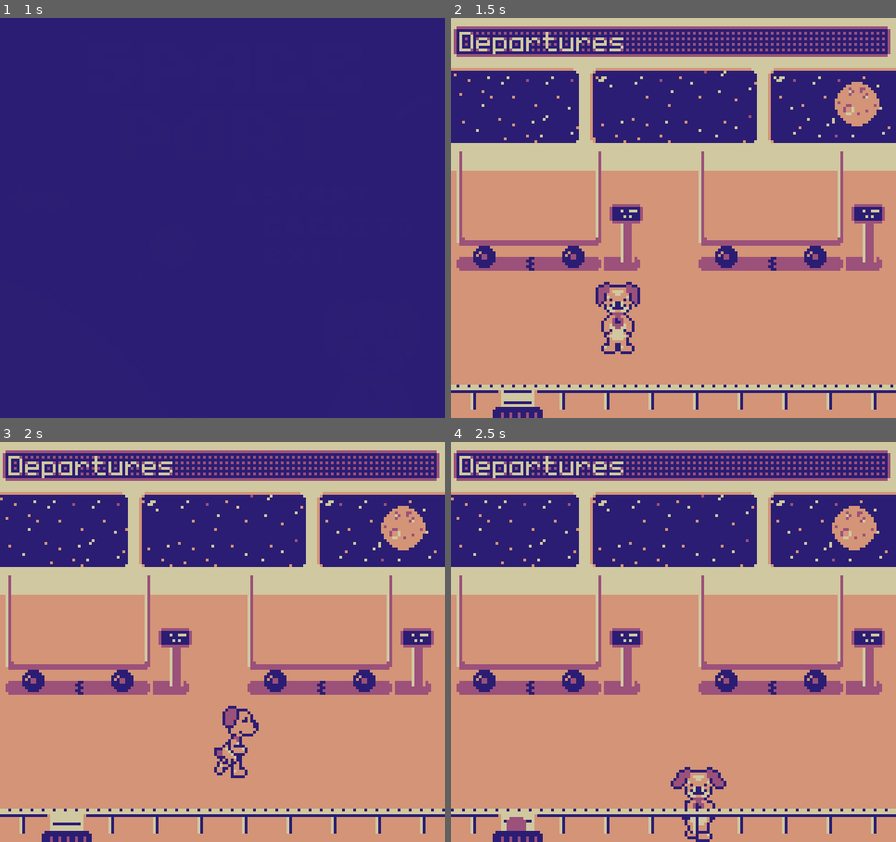
Above: before the commit, frames 1-4 (two rows, left to right).
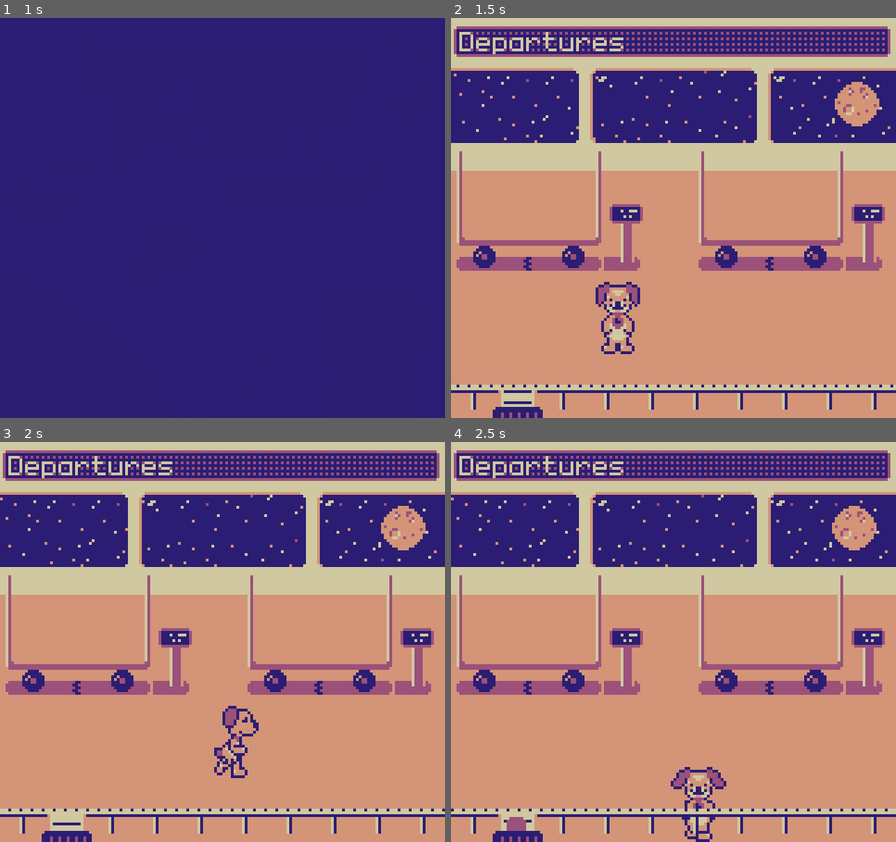
Above: after the commit, the same moments.

Repository: tripodsan/spaceport
Game: Godot game, scene res://main.tscn
Two runs of this game, one before a commit and one after it. Both use one fixed random seed, a clock stepped at 60 frames per second and the inputs below.
Inputs:
- Up to frame 1 (1 s): click "START" at 0.5 s
- Up to frame 2 (1.5 s): hold Right (walk_right) from 1.28 s (still down); hold X (pick_item) from 1.28 s (still down)
- Up to frame 3 (2 s): keep holding Right (walk_right); keep holding X (pick_item)
- Up to frame 4 (2.5 s): release Right (walk_right) at 2.03 s; release X (pick_item) at 2.03 s; hold Down (walk_down) from 2.03 s (still down); tap X (pick_item) at 2.1 s

Frame 1 is identical in both runs. In frame 2, less than 0.1% of the frame differs, in the area x 16-74%, y 59-64%; in frame 3, less than 0.1%; in frame 4, less than 0.1%.

Commit message:
add dispatch animation

Diff:
--- a/main.tscn
+++ b/main.tscn
@@ -17,7 +17,7 @@
 [ext_resource path="res://scripts/game.gd" type="Script" id=15]
 [ext_resource path="res://assets/credits.png" type="Texture" id=16]
 [ext_resource path="res://scripts/background.gd" type="Script" id=17]
-[ext_resource path="res://sprites/cart.tscn" type="PackedScene" id=18]
+[ext_resource path="res://sprites/cart_controller.tscn" type="PackedScene" id=18]
 [ext_resource path="res://scripts/cartmenu.gd" type="Script" id=19]
 [ext_resource path="res://scripts/dispatch.gd" type="Script" id=20]
 [ext_resource path="res://assets/belt-feeder.png" type="Texture" id=21]
@@ -1647,7 +1647,6 @@
 position = Vector2( 33, 103 )
 
 [node name="dispatch" type="TileMap" parent="world"]
-visible = false
 tile_set = SubResource( 7 )
 cell_size = Vector2( 16, 16 )
 format = 1
@@ -1659,11 +1658,14 @@
 margin_top = 54.0
 margin_right = 88.0
 margin_bottom = 97.0
+size_flags_vertical = 8
 custom_constants/separation = 3
 
 [node name="Label" type="Label" parent="world/dispatch/VBoxContainer"]
 margin_right = 64.0
 margin_bottom = 7.0
+grow_vertical = 0
+size_flags_vertical = 8
 theme = ExtResource( 10 )
 text = "DISPATCH"
 
@@ -1671,25 +1673,24 @@
 margin_top = 10.0
 margin_right = 64.0
 margin_bottom = 10.0
-size_flags_vertical = 3
 color = Color( 1, 1, 1, 0 )
 
-[node name="Label2" type="Button" parent="world/dispatch/VBoxContainer"]
+[node name="btn0" type="Button" parent="world/dispatch/VBoxContainer"]
 margin_top = 13.0
 margin_right = 64.0
 margin_bottom = 20.0
 theme = ExtResource( 10 )
-text = " DOCK E"
+text = " DOCK A"
 align = 0
 script = ExtResource( 11 )
 
-[node name="Sprite" type="Sprite" parent="world/dispatch/VBoxContainer/Label2"]
+[node name="Sprite" type="Sprite" parent="world/dispatch/VBoxContainer/btn0"]
 position = Vector2( 3, 4 )
 texture = ExtResource( 5 )
 region_enabled = true
 region_rect = Rect2( 64, 64, 16, 16 )
 
-[node name="Label3" type="Button" parent="world/dispatch/VBoxContainer"]
+[node name="btn1" type="Button" parent="world/dispatch/VBoxContainer"]
 margin_top = 23.0
 margin_right = 64.0
 margin_bottom = 30.0
@@ -1698,23 +1699,52 @@
 align = 0
 script = ExtResource( 11 )
 
-[node name="Sprite" type="Sprite" parent="world/dispatch/VBoxContainer/Label3"]
+[node name="Sprite" type="Sprite" parent="world/dispatch/VBoxContainer/btn1"]
 position = Vector2( 3, 4 )
 texture = ExtResource( 5 )
 region_enabled = true
 region_rect = Rect2( 64, 64, 16, 16 )
 
-[node name="spacer2" type="ColorRect" parent="world/dispatch/VBoxContainer"]
+[node name="btn2" type="Button" parent="world/dispatch/VBoxContainer"]
 margin_top = 33.0
 margin_right = 64.0
-margin_bottom = 33.0
-size_flags_vertical = 3
+margin_bottom = 40.0
+theme = ExtResource( 10 )
+text = " DOCK C"
+align = 0
+script = ExtResource( 11 )
+
+[node name="Sprite" type="Sprite" parent="world/dispatch/VBoxContainer/btn2"]
+position = Vector2( 3, 4 )
+texture = ExtResource( 5 )
+region_enabled = true
+region_rect = Rect2( 64, 64, 16, 16 )
+
+[node name="btn3" type="Button" parent="world/dispatch/VBoxContainer"]
+margin_top = 43.0
+margin_right = 64.0
+margin_bottom = 50.0
+theme = ExtResource( 10 )
+text = " DOCK E"
+align = 0
+script = ExtResource( 11 )
+
+[node name="Sprite" type="Sprite" parent="world/dispatch/VBoxContainer/btn3"]
+position = Vector2( 3, 4 )
+texture = ExtResource( 5 )
+region_enabled = true
+region_rect = Rect2( 64, 64, 16, 16 )
+
+[node name="spacer2" type="ColorRect" parent="world/dispatch/VBoxContainer"]
+margin_top = 53.0
+margin_right = 64.0
+margin_bottom = 53.0
 color = Color( 1, 1, 1, 0 )
 
 [node name="back" type="Button" parent="world/dispatch/VBoxContainer"]
-margin_top = 36.0
+margin_top = 56.0
 margin_right = 64.0
-margin_bottom = 43.0
+margin_bottom = 63.0
 theme = ExtResource( 10 )
 text = " BACK"
 align = 0
@@ -1877,8 +1907,6 @@
 [connection signal="area_entered" from="world/YSort/player/hands" to="world/YSort/player" method="_on_hands_area_entered"]
 [connection signal="area_exited" from="world/YSort/player/hands" to="world/YSort/player" method="_on_hands_area_exited"]
 [connection signal="frame_changed" from="world/belt/surface" to="world/belt" method="_on_surface_frame_changed"]
-[connection signal="pressed" from="world/dispatch/VBoxContainer/Label2" to="world/dispatch" method="_on_Label2_pressed"]
-[connection signal="pressed" from="world/dispatch/VBoxContainer/Label3" to="world/dispatch" method="_on_Label3_pressed"]
 [connection signal="pressed" from="world/dispatch/VBoxContainer/back" to="world/dispatch" method="_on_back_pressed"]
 [connection signal="pressed" from="title/MarginContainer/VBoxContainer/start" to="." method="_on_start_pressed"]
 [connection signal="pressed" from="title/MarginContainer/VBoxContainer/credits" to="." method="_on_credits_pressed"]
--- a/project.godot
+++ b/project.godot
@@ -13,6 +13,11 @@
 "class": "Cart",
 "language": "GDScript",
 "path": "res://scripts/cart.gd"
+}, {
+"base": "StaticBody2D",
+"class": "CartController",
+"language": "GDScript",
+"path": "res://scripts/cart_controller.gd"
 }, {
 "base": "Node2D",
 "class": "Flight",
@@ -41,6 +46,7 @@
 } ]
 _global_script_class_icons={
 "Cart": "",
+"CartController": "",
 "Flight": "",
 "Luggage": "",
 "LuggageOld": "",
--- a/scripts/cart.gd
+++ b/scripts/cart.gd
@@ -6,33 +6,27 @@
 
 var full:bool = false
 
-func _ready() -> void:
-#  set_full(true)
-  pass # Replace with function body.
+onready var items_node:Node2D = get_node('%items')
+
+signal cart_full_changed(is_full)
 
 func remove_items()->Array: #->Array[Luggage]:
   var items = []
-  for item in $items.get_children():
+  for item in items_node.get_children():
     items.push_back(item)
-    $items.remove_child(item)
+    items_node.remove_child(item)
   return items
-
-func clear():
-  for item in $items.get_children():
-    item.queue_free()
-  set_full(false)
 
 func set_full(v):
   full = v
-  if v:
-    $control/control_lamp/blink.play('blink')
-  else:
-    $control/control_lamp/blink.seek(0, true)
-    $control/control_lamp/blink.stop(true)
+  emit_signal('cart_full_changed', full)
+
+func is_full()->bool:
+  return full
 
 func add_item(item:Luggage):
   item.preview = false
   item.set_pickable(false)
-  $items.add_child(item)
+  items_node.add_child(item)
   item.position.x =   item.cart_position.x * GRID_SIZE.x + 1
   item.position.y = - item.cart_position.y * GRID_SIZE.y + 1
--- /dev/null
+++ b/scripts/cart_controller.gd
@@ -0,0 +1,75 @@
+extends StaticBody2D
+
+class_name CartController
+
+var cart_scene = preload('res://sprites/cart.tscn')
+
+const GRID_SIZE = Vector2(8, 8)
+
+var full:bool = false
+
+onready var _cart:Cart = $cart_holder/cart
+
+onready var _blink:AnimationPlayer = get_node('%blink')
+
+onready var cart_animation:AnimationPlayer = $cart_animation
+
+onready var hatch:AnimatedSprite = get_node('%hatch')
+
+func _ready():
+  add_cart(_cart)
+
+func add_cart(cart:Cart):
+  _cart = cart
+  set_full(_cart.is_full())
+  assert(!_cart.connect('cart_full_changed', self, '_on_cart_full_changed'))
+  if cart.get_parent() != $cart_holder:
+    $cart_holder.add_child(cart)
+
+func _on_cart_full_changed(v):
+  set_full(v)
+
+func set_full(v):
+  if v:
+    _blink.play('blink')
+  else:
+    _blink.stop(true)
+    _blink.seek(0)
+
+func get_cart()->Cart:
+  return _cart;
+
+func remove_cart()->Cart:
+  var cart = _cart
+  if cart:
+    $cart_holder.remove_child(cart)
+    _cart = null
+    cart.disconnect('cart_full_changed', self, '_on_cart_full_changed')
+    set_full(false)
+  return cart
+
+func new_cart()->Cart:
+  var old_cart = remove_cart()
+  add_cart(cart_scene.instance())
+  return old_cart
+
+func can_open()->bool:
+  return hatch.frame == 0
+
+func move_to_hatch(close):
+  hatch.play('default')
+  yield(hatch, 'animation_finished')
+  cart_animation.play('move_down')
+  yield(cart_animation, 'animation_finished')
+  if close:
+    hatch.play('default', true)
+    yield(hatch, 'animation_finished')
+
+func move_from_hatch():
+  if hatch.frame == 0:
+    hatch.play('default')
+    yield(hatch, 'animation_finished')
+  cart_animation.play_backwards('move_down')
+  yield(cart_animation, 'animation_finished')
+  hatch.play('default', true)
+  yield(hatch, 'animation_finished')
--- a/scripts/dispatch.gd
+++ b/scripts/dispatch.gd
@@ -2,22 +2,50 @@
 
 signal on_control_panel_close()
 
-signal on_cart_dispatch(cart)
+signal on_cart_dispatch(cart, flight)
 
-var _cart
+var _cart_controller:CartController
+
+var buttons:Array = []
+
+var _flights = [];
+
+var can_open:bool = true
 
 func _ready() -> void:
   visible = false
   set_process_input(false)
+  buttons = [
+    $VBoxContainer/btn0,
+    $VBoxContainer/btn1,
+    $VBoxContainer/btn2,
+    $VBoxContainer/btn3
+  ]
 
-func open(cart):
-  _cart = cart
+func open(cart_controller:CartController, flights:Array):
+  _cart_controller = cart_controller
+  _flights = flights
+  var idx = 0
+  for btn in buttons:
+    if idx < flights.size():
+      var flight:Flight = flights[idx]
+      btn.text = ' DOCK %s' % flight.dock
+      btn.visible = true
+      btn.connect('pressed', self, '_on_button_pressed', [flight])
+    else:
+      btn.visible = false
+    idx += 1
   yield(get_tree(), "idle_frame")
   set_process_input(true)
   visible = true
   $VBoxContainer/back.grab_focus()
 
 func close():
+  _cart_controller = null
+  _flights = []
+  for btn in buttons:
+    if btn.is_connected('pressed', self, '_on_button_pressed'):
+      btn.disconnect('pressed', self, '_on_button_pressed')
   set_process_input(false)
   visible = false
   emit_signal('on_control_panel_close')
@@ -25,12 +53,13 @@
 func _on_back_pressed() -> void:
   close()
 
-func dispatch_cart():
-  emit_signal('on_cart_dispatch', _cart)
+func dispatch_cart(flight:Flight):
+  var ctrl:CartController = _cart_controller
   close()
+  yield(ctrl.move_to_hatch(false), 'completed')
+  var cart = ctrl.new_cart()
+  yield(ctrl.move_from_hatch(), 'completed')
+  emit_signal('on_cart_dispatch', cart, flight)
 
-func _on_Label2_pressed() -> void:
-  dispatch_cart()
-
-func _on_Label3_pressed() -> void:
-  dispatch_cart()
+func _on_button_pressed(flight) -> void:
+  dispatch_cart(flight)
--- a/scripts/flight.gd
+++ b/scripts/flight.gd
@@ -31,6 +31,10 @@
 func get_luggage_count()->int:
   return luggage.get_child_count()
 
+func add_cart(cart:Cart):
+  cart.visible = false
+  carts.add_child(cart)
+
 func remove_random_luggage()->Luggage:
   if luggage.get_child_count() == 0:
     return null
--- a/scripts/player.gd
+++ b/scripts/player.gd
@@ -17,7 +17,7 @@
 
 var hover_cart:Cart
 
-var hover_control_panel:bool = false
+var hover_cart_controller:CartController
 
 var direction = 0
 
@@ -33,7 +33,7 @@
 
 signal on_open_cart(cart, item)
 
-signal on_open_control_panel(cart)
+signal on_open_control_panel(cart_controller)
 
 func take_item(item:Luggage):
   held_item = item
@@ -45,14 +45,12 @@
 func pick_up():
   if hover_item and not held_item:
     take_item(hover_item)
-
-  if hover_cart:
-    if hover_control_panel:
-      emit_signal('on_open_control_panel', hover_cart)
-    else:
-      emit_signal('on_open_cart', hover_cart, held_item)
-      emit_signal('on_item_drop', held_item)
-      held_item = null
+  elif hover_cart_controller:
+    emit_signal('on_open_control_panel', hover_cart_controller)
+  elif hover_cart:
+    emit_signal('on_open_cart', hover_cart, held_item)
+    emit_signal('on_item_drop', held_item)
+    held_item = null
 #  elif held_item:
 #    held_item.queue_free()
 #    emit_signal('on_item_drop', held_item)
@@ -122,9 +120,7 @@
     pick_up()
 
 func _on_hands_area_entered(area: Area2D) -> void:
-  hover_control_panel = area.name == 'ControlPanel'
   var p = area.get_parent()
-  var pp = p.get_parent()
   if p is Luggage:
     if hover_item:
       hover_item.set_hover(false)
@@ -133,21 +129,21 @@
     else:
       hover_item = p
       p.set_hover(true)
-  if pp is Cart:
-    hover_cart = pp
-
+  if p is Cart:
+    hover_cart = p
+  if p is CartController:
+    hover_cart_controller = p
 
 func _on_hands_area_exited(area: Area2D) -> void:
-  if area.name == 'ControlPanel':
-    hover_control_panel = false
   var p = area.get_parent()
-  var pp = p.get_parent()
 #  prints(' exit', p)
   if p == hover_item:
     hover_item.set_hover(false)
     hover_item = null
-  if pp == hover_cart:
+  if p == hover_cart:
     hover_cart = null
+  if p == hover_cart_controller:
+    hover_cart_controller = null
 
 func _on_AnimatedSprite_frame_changed() -> void:
   set_direction(direction)
--- a/scripts/world.gd
+++ b/scripts/world.gd
@@ -29,9 +29,10 @@
   player.pause(true)
   $cartmenu.open(cart, item)
 
-func _on_player_open_control_panel(cart):
-  player.pause(true)
-  $dispatch.open(cart)
+func _on_player_open_control_panel(cart_controller:CartController):
+  if cart_controller.can_open():
+    $dispatch.open(cart_controller, flights.get_children())
+    player.pause(true)
 
 func _on_cartmenu_close(item):
   player.pause(false)
@@ -56,8 +57,9 @@
   player.pause(true)
   Globals.stop()
 
-func _on_cart_dispatch(cart):
-  cart.clear()
+func _on_cart_dispatch(cart:Cart, flight:Flight):
+  flight.add_cart(cart)
+  # TODO: check if flight is complete
 
 func create_flight():
   var f:Flight = flight_scene.instance()
--- a/sprites/cart.tscn
+++ b/sprites/cart.tscn
@@ -1,95 +1,27 @@
-[gd_scene load_steps=8 format=2]
+[gd_scene load_steps=4 format=2]
 
 [ext_resource path="res://assets/tiles.png" type="Texture" id=1]
 [ext_resource path="res://scripts/cart.gd" type="Script" id=2]
 
 [sub_resource type="RectangleShape2D" id=1]
-extents = Vector2( 33, 2.5 )
-
-[sub_resource type="Animation" id=3]
-length = 0.001
-tracks/0/type = "value"
-tracks/0/path = NodePath(".:visible")
-tracks/0/interp = 1
-tracks/0/loop_wrap = true
-tracks/0/imported = false
-tracks/0/enabled = true
-tracks/0/keys = {
-"times": PoolRealArray( 0 ),
-"transitions": PoolRealArray( 1 ),
-"update": 0,
-"values": [ false ]
-}
-
-[sub_resource type="Animation" id=4]
-resource_name = "blink"
-loop = true
-tracks/0/type = "value"
-tracks/0/path = NodePath(".:visible")
-tracks/0/interp = 1
-tracks/0/loop_wrap = true
-tracks/0/imported = false
-tracks/0/enabled = true
-tracks/0/keys = {
-"times": PoolRealArray( 0, 0.6 ),
-"transitions": PoolRealArray( 1, 1 ),
-"update": 1,
-"values": [ false, true ]
-}
-
-[sub_resource type="RectangleShape2D" id=2]
 extents = Vector2( 22, 10 )
 
-[sub_resource type="RectangleShape2D" id=5]
-extents = Vector2( 8, 12 )
-
-[node name="cart0" type="Node2D"]
-script = ExtResource( 2 )
-
-[node name="control" type="StaticBody2D" parent="."]
-
-[node name="sprite" type="Sprite" parent="control"]
-position = Vector2( 28, -11 )
-texture = ExtResource( 1 )
-region_enabled = true
-region_rect = Rect2( 0, 112, 80, 32 )
-
-[node name="CollisionShape2D" type="CollisionShape2D" parent="control"]
-position = Vector2( 32, -0.5 )
-shape = SubResource( 1 )
-
-[node name="control_lamp" type="Sprite" parent="control"]
-visible = false
-position = Vector2( 60, -19 )
-texture = ExtResource( 1 )
-region_enabled = true
-region_rect = Rect2( 80, 128, 16, 16 )
-
-[node name="blink" type="AnimationPlayer" parent="control/control_lamp"]
-anims/RESET = SubResource( 3 )
-anims/blink = SubResource( 4 )
-
-[node name="Area2D" type="Area2D" parent="control"]
-collision_layer = 2
-collision_mask = 2
-
-[node name="CollisionShape2D" type="CollisionShape2D" parent="control/Area2D"]
-position = Vector2( 21, -13 )
-shape = SubResource( 2 )
-
-[node name="ControlPanel" type="Area2D" parent="control"]
-collision_layer = 2
-collision_mask = 2
-
-[node name="CollisionShape2D" type="CollisionShape2D" parent="control/ControlPanel"]
-position = Vector2( 64, -11 )
-shape = SubResource( 5 )
-
-[node name="items" type="Node2D" parent="."]
-position = Vector2( 1, -10 )
-
-[node name="cart" type="Sprite" parent="."]
+[node name="cart" type="Sprite"]
 position = Vector2( 25, -23 )
 texture = ExtResource( 1 )
 region_enabled = true
 region_rect = Rect2( 96, 48, 64, 48 )
+script = ExtResource( 2 )
+
+[node name="Area2D" type="Area2D" parent="."]
+position = Vector2( -21, 26 )
+collision_layer = 2
+collision_mask = 2
+
+[node name="CollisionShape2D" type="CollisionShape2D" parent="Area2D"]
+position = Vector2( 21, -13 )
+shape = SubResource( 1 )
+
+[node name="items" type="Node2D" parent="."]
+unique_name_in_owner = true
+position = Vector2( -24, 13 )
--- /dev/null
+++ b/sprites/cart_controller.tscn
@@ -0,0 +1,190 @@
+[gd_scene load_steps=25 format=2]
+
+[ext_resource path="res://assets/tiles.png" type="Texture" id=1]
+[ext_resource path="res://sprites/cart.tscn" type="PackedScene" id=2]
+[ext_resource path="res://assets/hatch.png" type="Texture" id=3]
+[ext_resource path="res://scripts/cart_controller.gd" type="Script" id=4]
+
+[sub_resource type="RectangleShape2D" id=1]
+extents = Vector2( 33, 2.5 )
+
+[sub_resource type="RectangleShape2D" id=5]
+extents = Vector2( 8, 12 )
+
+[sub_resource type="Animation" id=3]
+length = 0.001
+tracks/0/type = "value"
+tracks/0/path = NodePath(".:visible")
+tracks/0/interp = 1
+tracks/0/loop_wrap = true
+tracks/0/imported = false
+tracks/0/enabled = true
+tracks/0/keys = {
+"times": PoolRealArray( 0 ),
+"transitions": PoolRealArray( 1 ),
+"update": 0,
+"values": [ false ]
+}
+
+[sub_resource type="Animation" id=4]
+resource_name = "blink"
+loop = true
+tracks/0/type = "value"
+tracks/0/path = NodePath(".:visible")
+tracks/0/interp = 1
+tracks/0/loop_wrap = true
+tracks/0/imported = false
+tracks/0/enabled = true
+tracks/0/keys = {
+"times": PoolRealArray( 0, 0.6 ),
+"transitions": PoolRealArray( 1, 1 ),
+"update": 1,
+"values": [ false, true ]
+}
+
+[sub_resource type="AtlasTexture" id=6]
+atlas = ExtResource( 3 )
+region = Rect2( 0, 0, 64, 16 )
+
+[sub_resource type="AtlasTexture" id=7]
+atlas = ExtResource( 3 )
+region = Rect2( 0, 16, 64, 16 )
+
+[sub_resource type="AtlasTexture" id=8]
+atlas = ExtResource( 3 )
+region = Rect2( 0, 32, 64, 16 )
+
+[sub_resource type="AtlasTexture" id=9]
+atlas = ExtResource( 3 )
+region = Rect2( 0, 48, 64, 16 )
+
+[sub_resource type="AtlasTexture" id=10]
+atlas = ExtResource( 3 )
+region = Rect2( 0, 64, 64, 16 )
+
+[sub_resource type="AtlasTexture" id=11]
+atlas = ExtResource( 3 )
+region = Rect2( 0, 80, 64, 16 )
+
+[sub_resource type="AtlasTexture" id=12]
+atlas = ExtResource( 3 )
+region = Rect2( 0, 96, 64, 16 )
+
+[sub_resource type="AtlasTexture" id=13]
+atlas = ExtResource( 3 )
+region = Rect2( 0, 112, 64, 16 )
+
+[sub_resource type="AtlasTexture" id=14]
+atlas = ExtResource( 3 )
+region = Rect2( 0, 128, 64, 16 )
+
+[sub_resource type="AtlasTexture" id=15]
+atlas = ExtResource( 3 )
+region = Rect2( 0, 144, 64, 16 )
+
+[sub_resource type="AtlasTexture" id=16]
+atlas = ExtResource( 3 )
+region = Rect2( 0, 160, 64, 16 )
+
+[sub_resource type="AtlasTexture" id=17]
+atlas = ExtResource( 3 )
+region = Rect2( 0, 176, 64, 16 )
+
+[sub_resource type="AtlasTexture" id=18]
+atlas = ExtResource( 3 )
+region = Rect2( 0, 192, 64, 16 )
+
+[sub_resource type="SpriteFrames" id=19]
+animations = [ {
+"frames": [ SubResource( 6 ), SubResource( 7 ), SubResource( 8 ), SubResource( 9 ), SubResource( 10 ), SubResource( 11 ), SubResource( 12 ), SubResource( 13 ), SubResource( 14 ), SubResource( 15 ), SubResource( 16 ), SubResource( 17 ), SubResource( 18 ) ],
+"loop": false,
+"name": "default",
+"speed": 15.0
+} ]
+
+[sub_resource type="Animation" id=20]
+length = 0.001
+tracks/0/type = "value"
+tracks/0/path = NodePath("cart_holder:position")
+tracks/0/interp = 1
+tracks/0/loop_wrap = true
+tracks/0/imported = false
+tracks/0/enabled = true
+tracks/0/keys = {
+"times": PoolRealArray( 0 ),
+"transitions": PoolRealArray( 1 ),
+"update": 0,
+"values": [ Vector2( 0, 0 ) ]
+}
+
+[sub_resource type="Animation" id=21]
+resource_name = "move_down"
+length = 1.5
+tracks/0/type = "value"
+tracks/0/path = NodePath("cart_holder:position")
+tracks/0/interp = 1
+tracks/0/loop_wrap = true
+tracks/0/imported = false
+tracks/0/enabled = true
+tracks/0/keys = {
+"times": PoolRealArray( 0, 1, 1.5 ),
+"transitions": PoolRealArray( 1, 1, 1 ),
+"update": 0,
+"values": [ Vector2( 0, 0 ), Vector2( 0, 45 ), Vector2( 0, 45 ) ]
+}
+
+[node name="CartController" type="StaticBody2D"]
+script = ExtResource( 4 )
+
+[node name="CollisionShape2D" type="CollisionShape2D" parent="."]
+position = Vector2( 32, -0.5 )
+shape = SubResource( 1 )
+
+[node name="Area2D" type="Area2D" parent="."]
+collision_layer = 2
+collision_mask = 2
+
+[node name="CollisionShape2D" type="CollisionShape2D" parent="Area2D"]
+position = Vector2( 64, -11 )
+shape = SubResource( 5 )
+
+[node name="control_console" type="Node2D" parent="."]
+
+[node name="sprite" type="Sprite" parent="control_console"]
+position = Vector2( 60, -11 )
+texture = ExtResource( 1 )
+region_enabled = true
+region_rect = Rect2( 64, 112, 16, 32 )
+
+[node name="control_lamp" type="Sprite" parent="control_console"]
+visible = false
+position = Vector2( 60, -19 )
+texture = ExtResource( 1 )
+region_enabled = true
+region_rect = Rect2( 80, 128, 16, 16 )
+
+[node name="blink" type="AnimationPlayer" parent="control_console/control_lamp"]
+unique_name_in_owner = true
+anims/RESET = SubResource( 3 )
+anims/blink = SubResource( 4 )
+
+[node name="hatch" type="AnimatedSprite" parent="."]
+unique_name_in_owner = true
+position = Vector2( -6, -9 )
+frames = SubResource( 19 )
+centered = false
+
+[node name="cart_holder" type="Node2D" parent="."]
+unique_name_in_owner = true
+
+[node name="cart" parent="cart_holder" instance=ExtResource( 2 )]
+
+[node name="hatch_mask" type="Sprite" parent="."]
+position = Vector2( 25, 24 )
+texture = ExtResource( 1 )
+region_enabled = true
+region_rect = Rect2( 11, 147, 52, 45 )
+
+[node name="cart_animation" type="AnimationPlayer" parent="."]
+anims/RESET = SubResource( 20 )
+anims/move_down = SubResource( 21 )
Binary file added: art/hatch.aseprite
Binary file changed: art/tiles.aseprite
Binary file added: assets/hatch.png
Not shown, added: assets/hatch.png.import
Binary file changed: assets/tiles.png
